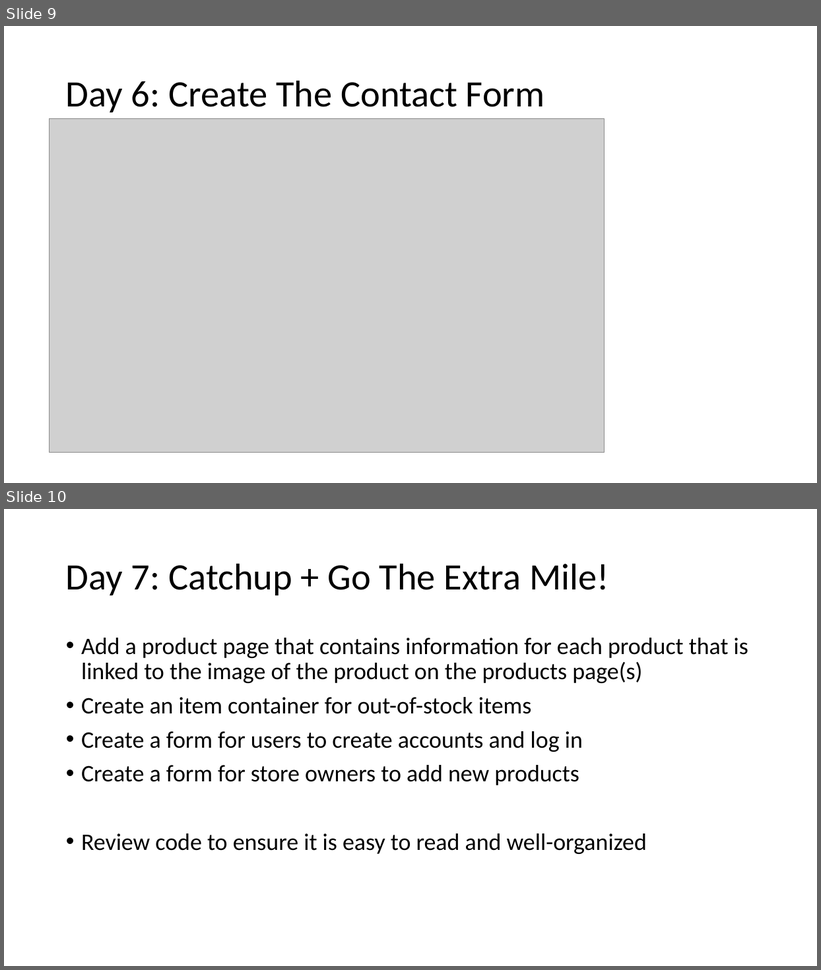
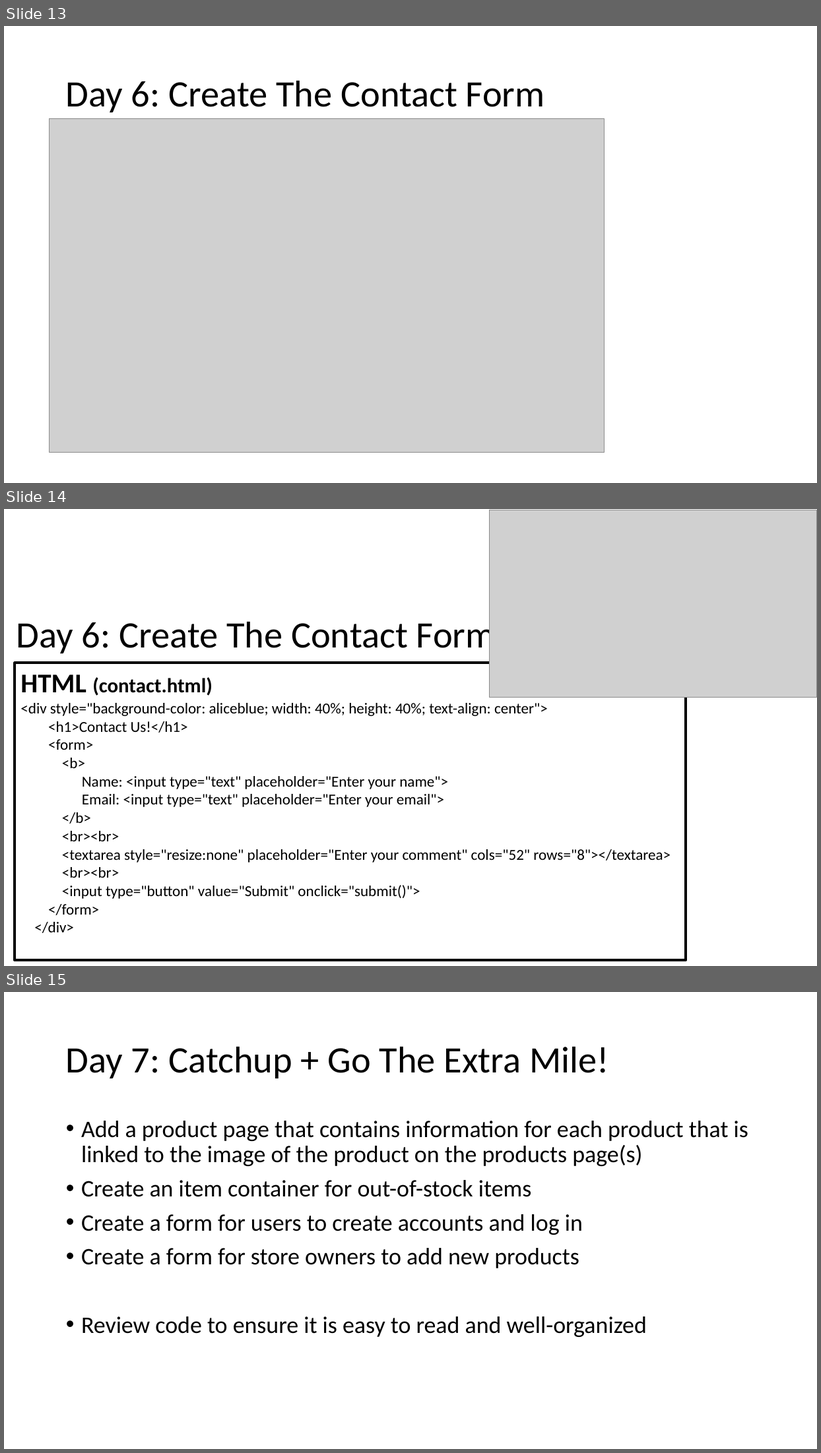
Before and after one commit to MrJoshGross/Course-Curricular-Material, a slide deck: Computer Science Discoveries/Projects/Project 3/Project 3 Checklist.pptx. Shown one above the other, each under a label of ours: slides 9 and 10 before the commit, slides 13, 14 and 15 after it. The pictures are 821x970 and 821x1453 pixels, drawn with LibreOffice and Linux fonts; fonts in the diff are those of the drawing; grey boxes stand for pictures. Boxes give left, top, right and bottom in pixels: in the first picture for what was removed or moved away, otherwise in the second. Text is boxed around its words. In the diff, an @@ line names an element or a change of style, - is before the commit and + after.

```diff
--- a/Computer Science Discoveries/Projects/Project 3/Project 3 Checklist.pptx
+++ b/Computer Science Discoveries/Projects/Project 3/Project 3 Checklist.pptx
@@ slide 14 added at (4,509,817,966), background #FFFFFF @@
@@ picture added at (490,510,817,697) @@
@@ title added at (17,617,496,657), 44 pt, text #000000 @@
+Day 6: Create The Contact Form
@@ rectangle added at (15,663,686,961), outline #000000 3 pt, 18 pt, text #000000 @@
+HTML (contact.html)
+<div style="background-color: aliceblue; width: 40%; height: 40%; text-align: center">
+<h1>Contact Us!</h1>
+<form>
+<b>
+Name: <input type="text" placeholder="Enter your name">
+Email: <input type="text" placeholder="Enter your email">
+</b>
+<br><br>
+<textarea style="resize:none" placeholder="Enter your comment" cols="52" rows="8"></textarea>
+<br><br>
+<input type="button" value="Submit" onclick="submit()">
+</form>
+</div>
@@ what was slide 9 is now slide 13 @@
@@ what was slide 10 is now slide 15 @@
```
Also in this commit, not shown: 1 slide changed, 4 other slides added, 1 other file.
